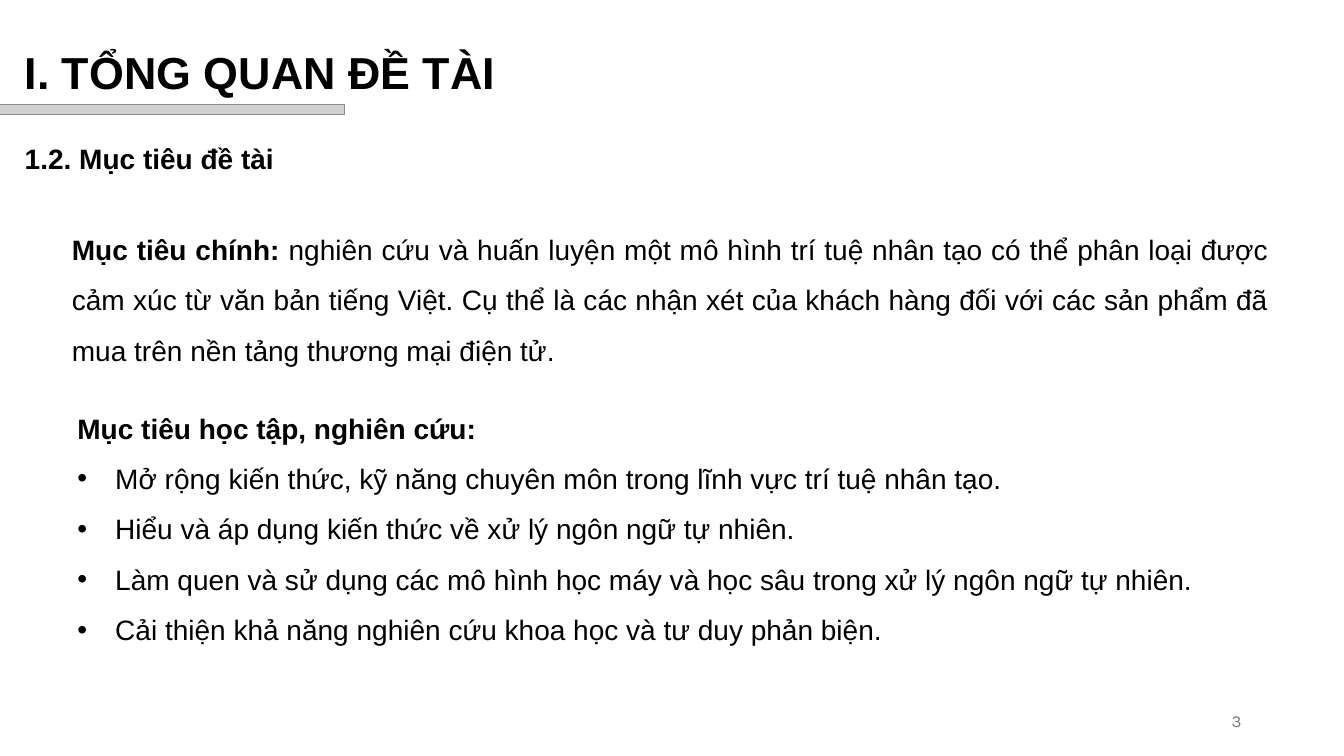
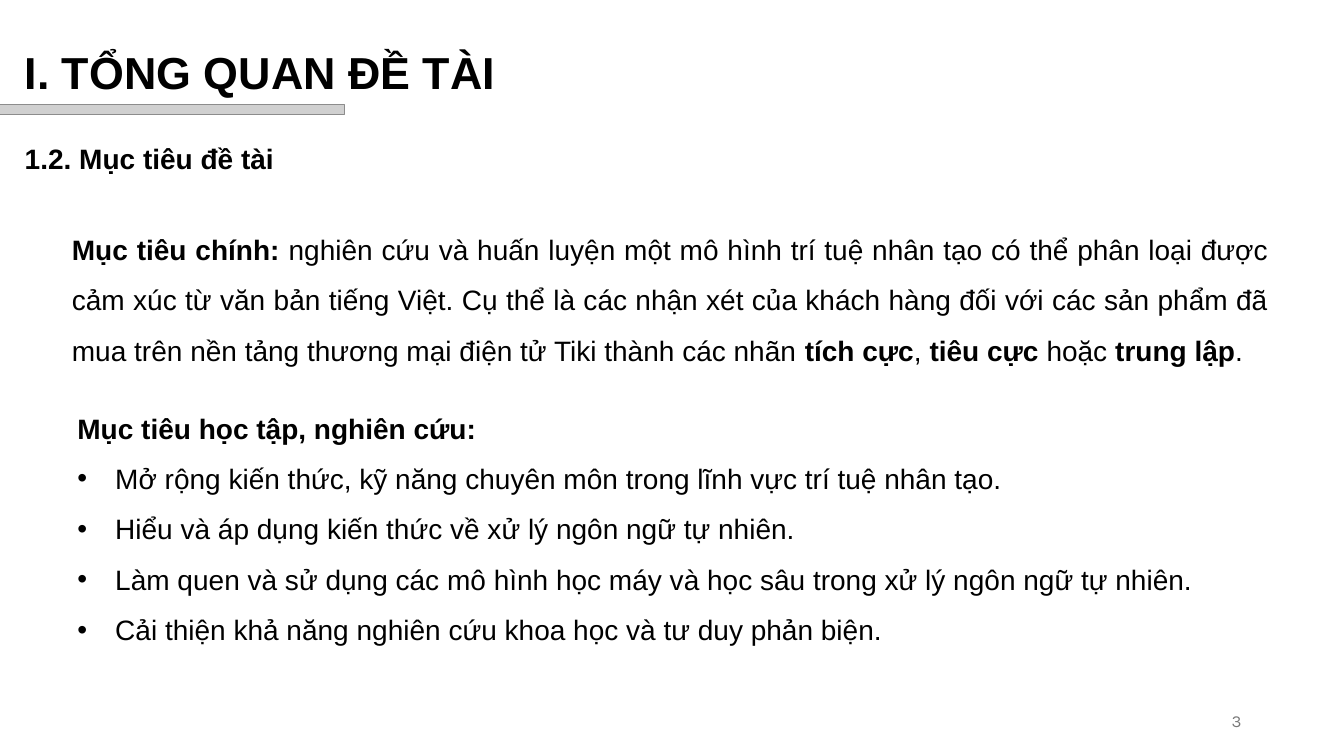
Before and after one commit to vhiepp/tn-da21ttb-110121209-duongvanhiep-sentiment-analysis, a slide deck: slide 4 of docs/pptx/Dương Văn Hiệp_110121209_DA21TTB.pptx. Drawn at 1344x756 pixels with LibreOffice and Linux fonts; fonts in the diff are those of the drawing; grey boxes stand for pictures; background and template pictures are left out. Boxes give left, top, right and bottom in pixels: in the first picture for what was removed or moved away, otherwise in the second. Text is boxed around its words. In the diff, an @@ line names an element or a change of style, - is before the commit and + after.

Commit message:
up slide

```diff
--- a/docs/pptx/Dương Văn Hiệp_110121209_DA21TTB.pptx
+++ b/docs/pptx/Dương Văn Hiệp_110121209_DA21TTB.pptx
@@ text at (x1=72, y1=238, x2=1268, y2=366): text changed @@
-Mục tiêu chính: nghiên cứu và huấn luyện một mô hình trí tuệ nhân tạo có thể phân loại được cảm xúc từ văn bản tiếng Việt. Cụ thể là các nhận xét của khách hàng đối với các sản phẩm đã mua trên nền tảng thương mại điện tử.
+Mục tiêu chính: nghiên cứu và huấn luyện một mô hình trí tuệ nhân tạo có thể phân loại được cảm xúc từ văn bản tiếng Việt. Cụ thể là các nhận xét của khách hàng đối với các sản phẩm đã mua trên nền tảng thương mại điện tử Tiki thành các nhãn tích cực, tiêu cực hoặc trung lập.
```
Also in this commit, not shown: 1 other slide changed, 18 slides added, 1 slide removed, 1 other file.
